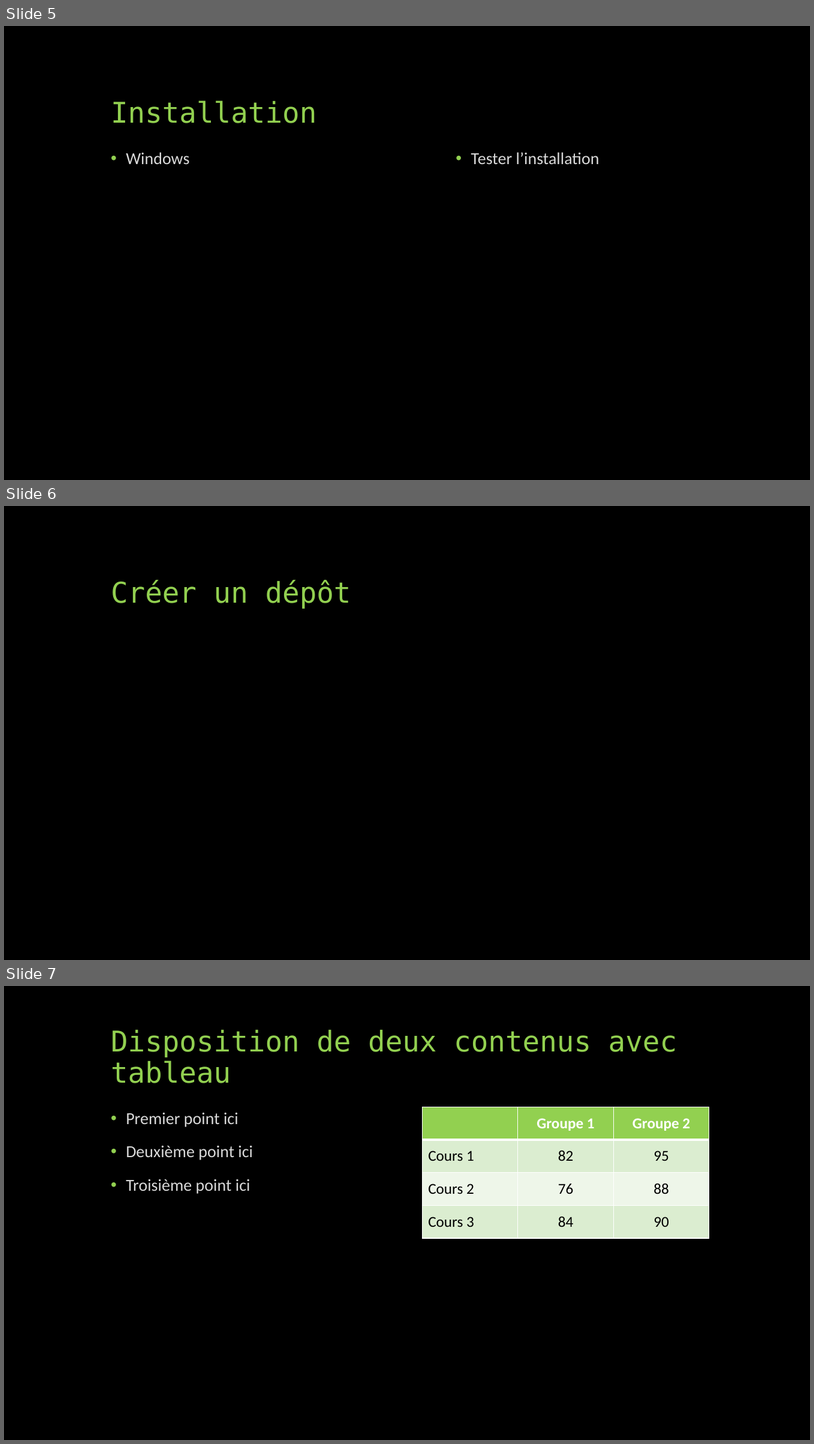
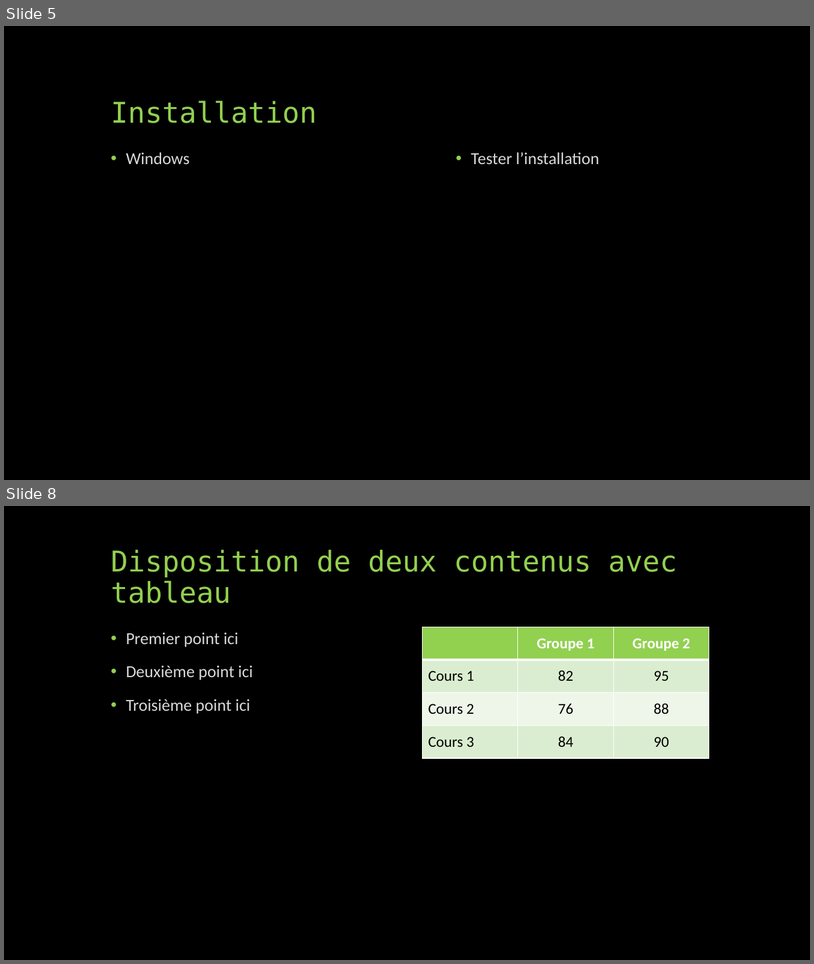
Before and after one commit to webew/testGit, a slide deck: git.pptx. Shown one above the other, each under a label of ours: slides 5, 6 and 7 before the commit, slides 5 and 8 after it; the slides between them are not shown. The pictures are 814x1444 and 814x964 pixels, drawn with LibreOffice and Linux fonts; fonts in the diff are those of the drawing. Boxes give left, top, right and bottom in pixels: in the first picture for what was removed or moved away, otherwise in the second. Text is boxed around its words. In the diff, an @@ line names an element or a change of style, - is before the commit and + after.

```diff
--- a/git.pptx
+++ b/git.pptx
@@ slide 6 removed at bbox=[4, 506, 810, 960], background #000000 @@
@@ title removed at bbox=[111, 580, 351, 609] @@
-Créer un dépôt
@@ what was slide 7 is now slide 8 @@
```
Also in this commit, not shown: 8 slides added, 1 other file.
